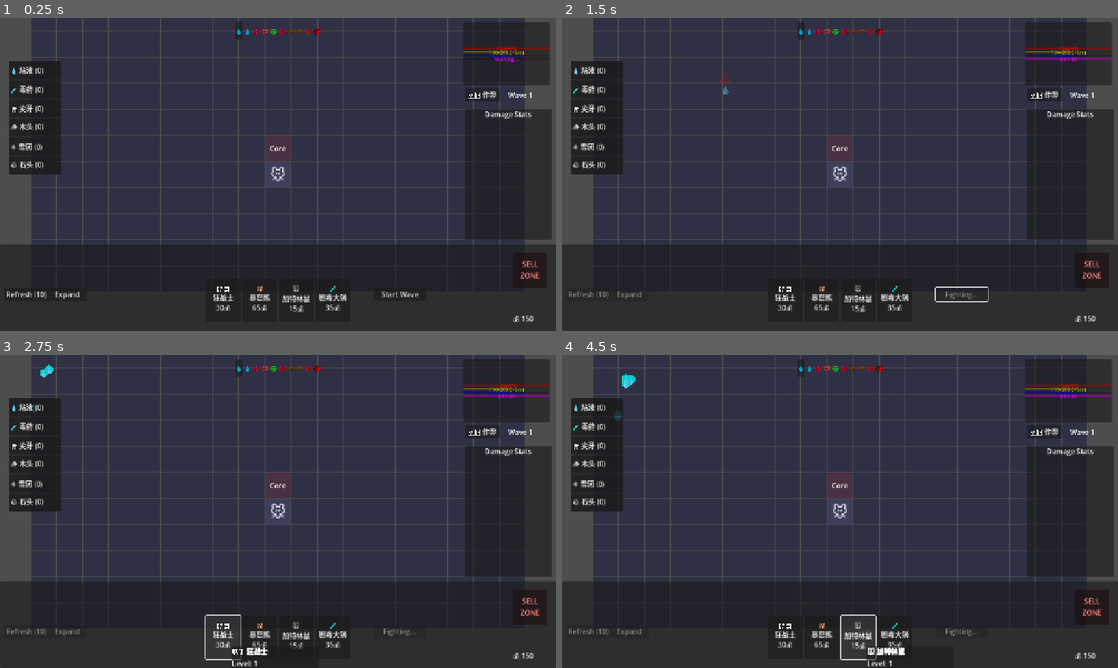
Above: before the commit, frames 1-4 (two rows, left to right).
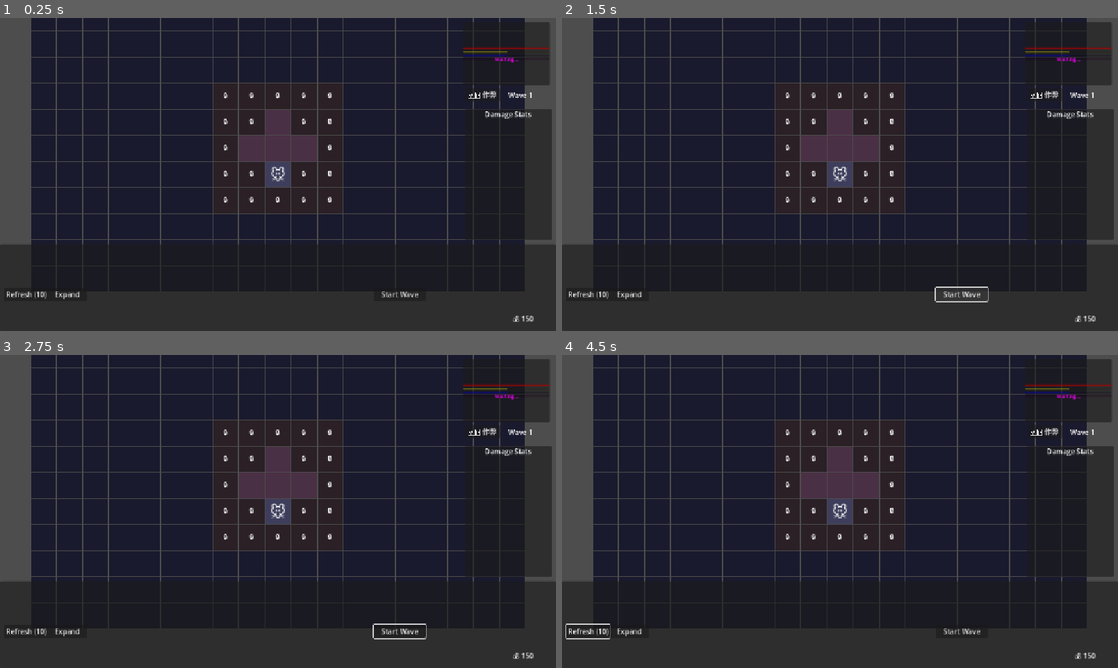
Above: after the commit, the same moments.

Repository: seekerzz/tower-html
Game: Godot game, scene res://src/Scenes/Game/MainGame.tscn
Same seed, same stepped clock (60 frames per second), same inputs: the game is played once before the commit and once after it. The project has no main scene, so this scene is started directly.
Inputs (mouse positions are in pixels of both pictures, inside the frame that each line leads up to):
- Up to frame 1 (0.25 s): no input
- Up to frame 2 (1.5 s): click "Start Wave" at 0.5 s; click (962, 293) at 1.25 s, where only the run after the commit has a clickable "Start Wave"
- Up to frame 3 (2.75 s): click (222, 636) at 2 s, where only the run before the commit has a clickable "🗡️ 狂战士 30💰"
- Up to frame 4 (4.5 s): click (823, 636) at 2.75 s, where only the run before the commit has a clickable "🐻 暴怒熊 65💰"; click (589, 630) at 3.5 s, where only the run after the commit has a clickable "Refresh (10)"; click (856, 636) at 4.25 s, where only the run before the commit has a clickable "🐭 加特林鼠 15💰"

The runs differ from the first frame. In frame 1, 11% of the frame differs, in the area x 1-97%, y 1-94%; in frame 2, 11%; in frame 3, 12%; in frame 4, 12%, in the area x 0-99%, y 1-100%.
Error after the commit: Invalid assignment of property or key 'combat_manager' with value of type 'Node2D (CombatManager.gd)' on a base object of type 'Node (GameManager.gd)'. (res://…

Commit message:
Refactor grid to 19x11 and implement core zone mechanics
- Modified Constants.gd to set MAP_WIDTH=19, MAP_HEIGHT=11, CORE_ZONE_RADIUS=2.
- Added BARRICADE_CATEGORY to Constants.gd.
- Updated GridManager.gd:
    - Rewrite create_initial_grid for new dimensions.
    - Implement core zone logic with unlocked/locked states.
    - Initialize unlocked zone as a cross shape.
    - Add unlock_core_tile interface.
- Updated Tile.gd to handle new tile types visually.
- Created GameManager.gd Autoload for economy handling and updated project.godot.

Diff:
--- a/project.godot
+++ b/project.godot
@@ -17,7 +17,7 @@
 [autoload]
 
 Constants="*res://src/Scripts/Constants.gd"
-GameManager="*res://src/Autoload/GameManager.gd"
+GameManager="*res://src/Scripts/Autoload/GameManager.gd"
 
 [display]
 
--- /dev/null
+++ b/src/Scripts/Autoload/GameManager.gd
@@ -0,0 +1,13 @@
+extends Node
+
+var gold: int = 100
+var grid_manager = null
+var main_game = null
+var is_wave_active: bool = false
+var ui_manager = null
+
+signal wave_started
+signal wave_ended
+
+func _ready():
+	pass
--- a/src/Scripts/Constants.gd
+++ b/src/Scripts/Constants.gd
@@ -6,6 +6,15 @@
 const MAP_WIDTH = 19
 const MAP_HEIGHT = 11
 const CORE_ZONE_RADIUS = 2
+
+const BARRICADE_CATEGORY = {
+	"wood": "wall",
+	"stone": "wall",
+	"snow": "wall",
+	"mucus": "trap",
+	"poison": "trap",
+	"fang": "trap"
+}
 
 const COLORS = {
 	"bg": Color("#1a1a2e"),
--- a/src/Scripts/GridManager.gd
+++ b/src/Scripts/GridManager.gd
@@ -9,6 +9,7 @@
 var tiles: Dictionary = {} # Key: "x,y", Value: Tile Instance
 var obstacles: Dictionary = {} # Key: Vector2i, Value: Obstacle
 var obstacle_map: Dictionary = {} # Key: Node, Value: Vector2i (Grid Pos)
+var unlocked_core_tiles: Dictionary = {} # Key: "x,y", Value: bool
 var ghost_tiles: Array = []
 var expansion_mode: bool = false
 var expansion_cost: int = 50 # Base cost
@@ -49,16 +50,47 @@
 	var half_w = Constants.MAP_WIDTH / 2
 	var half_h = Constants.MAP_HEIGHT / 2
 
+	# Initial cross shape
+	var initial_unlocked = [
+		Vector2i(0, 0), Vector2i(0, 1), Vector2i(0, -1),
+		Vector2i(1, 0), Vector2i(-1, 0)
+	]
+
+	for pos in initial_unlocked:
+		unlocked_core_tiles[get_tile_key(pos.x, pos.y)] = true
+
 	for x in range(-half_w, half_w + 1):
 		for y in range(-half_h, half_h + 1):
 			var type = "wilderness"
-			# Check if in core zone
+
 			if abs(x) <= Constants.CORE_ZONE_RADIUS and abs(y) <= Constants.CORE_ZONE_RADIUS:
-				type = "core_zone"
-				if x == 0 and y == 0:
-					type = "core" # The absolute center
+				var key = get_tile_key(x, y)
+				if unlocked_core_tiles.has(key):
+					type = "core_unlocked"
+				else:
+					type = "core_locked"
 
 			create_tile(x, y, type)
+
+func unlock_core_tile(x: int, y: int):
+	var key = get_tile_key(x, y)
+	if unlocked_core_tiles.has(key): return # Already unlocked
+
+	# Logic to deduct cost should be here or handled by caller?
+	# The task says "deduct cost and update state".
+	# Assuming GameManager handles the economy, I might need to access it.
+	# For now, I'll just focus on state update as per strict instruction "interface".
+	# If cost is needed, I'll check if GameManager has money.
+
+	if GameManager.gold >= expansion_cost:
+		GameManager.gold -= expansion_cost
+		unlocked_core_tiles[key] = true
+		if tiles.has(key):
+			tiles[key].set_type("core_unlocked")
+
+		# Increase cost for next expansion?
+		expansion_cost += 10
+		grid_updated.emit()
 
 func create_tile(x: int, y: int, type: String = "normal"):
 	var key = get_tile_key(x, y)
--- a/src/Scripts/Tile.gd
+++ b/src/Scripts/Tile.gd
@@ -22,9 +22,23 @@
 	add_child(drop_target)
 	drop_target.setup(self)
 
+func set_type(new_type: String):
+	type = new_type
+	update_visuals()
+
 func update_visuals():
 	$ColorRect.color = Constants.COLORS.grid
-	if type == "core":
+
+	if type == "core_unlocked":
+		$ColorRect.color = Color("#4a3045") # Unlocked color
+		$Label.text = ""
+	elif type == "core_locked":
+		$ColorRect.color = Color("#2a2025") # Locked color
+		$Label.text = "🔒"
+	elif type == "wilderness":
+		$ColorRect.color = Color("#1a1a2e") # Wilderness color
+		$Label.text = ""
+	elif type == "core":
 		$ColorRect.color = Color("#4a3045")
 		$Label.text = "Core"
 	else:
